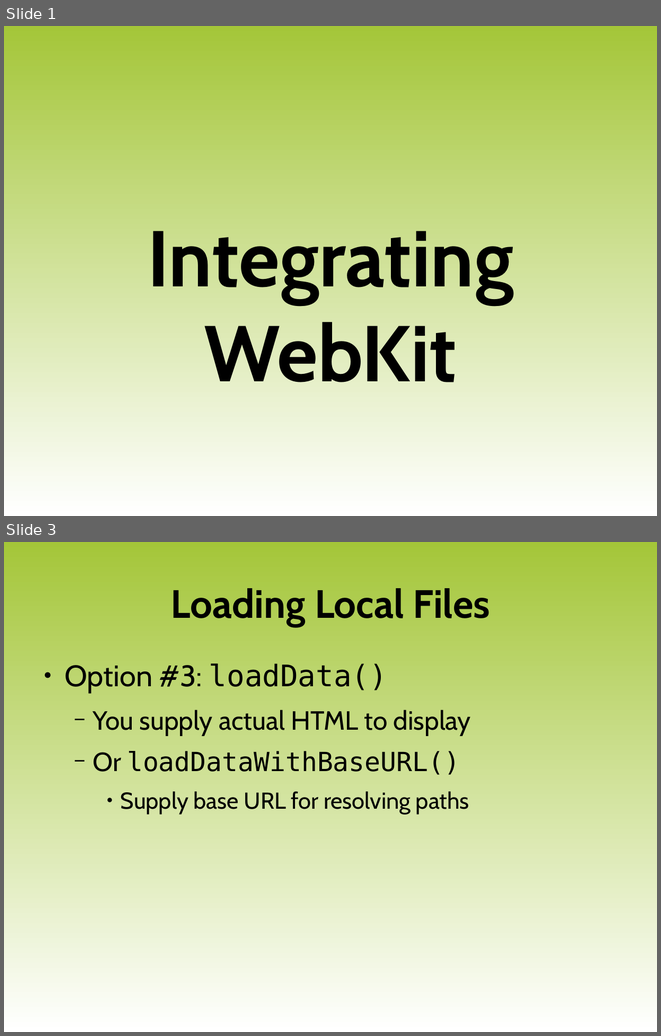
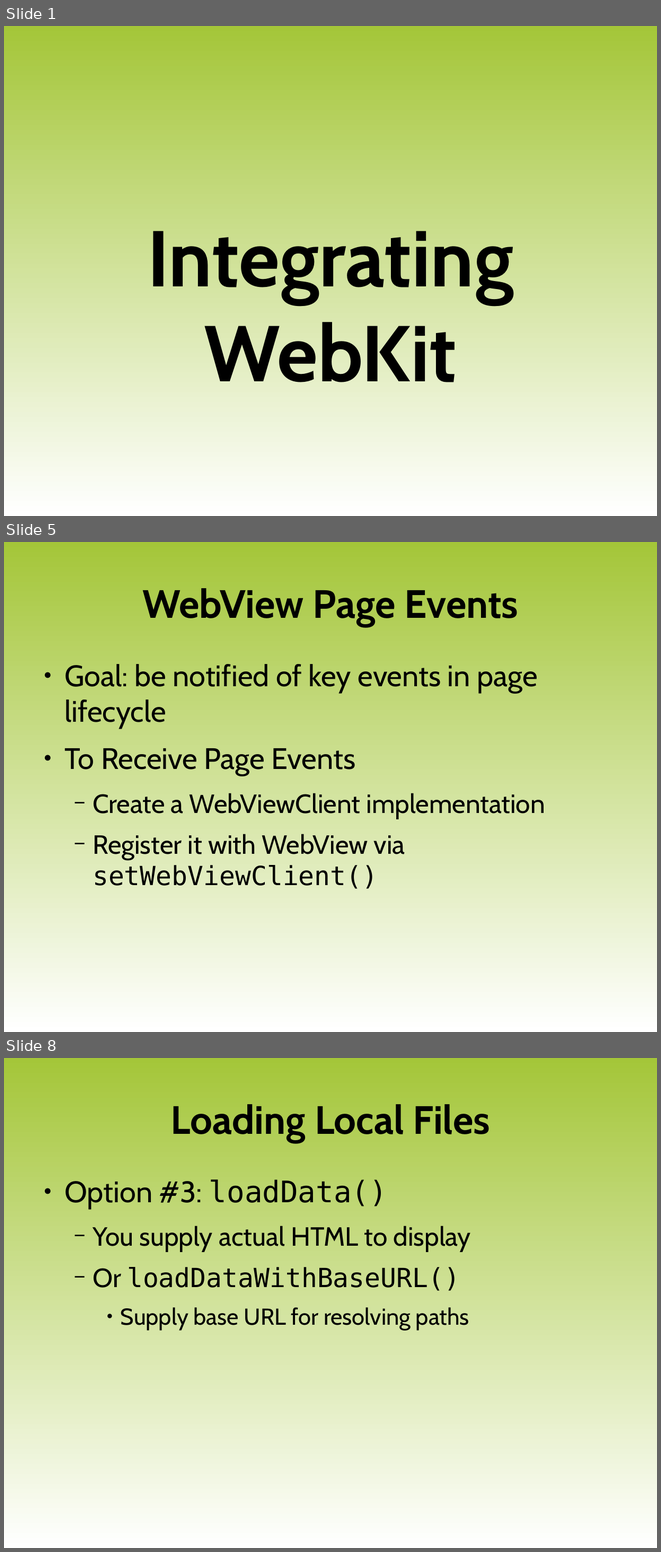
Before and after one commit to luigi-agosti/cw-courseware, a slide deck: XX-WebKit.odp. Shown one above the other, each under a label of ours: slides 1 and 3 before the commit, slides 1, 5 and 8 after it; the slides between them are not shown. The pictures are 661x1036 and 661x1552 pixels, drawn with LibreOffice and Linux fonts; fonts in the diff are those of the drawing; background and template pictures are left out. Boxes give left, top, right and bottom in pixels: in the first picture for what was removed or moved away, otherwise in the second. Text is boxed around its words. In the diff, an @@ line names an element or a change of style, - is before the commit and + after.

```diff
--- a/XX-WebKit.odp
+++ b/XX-WebKit.odp
@@ slide 5 added at box(4, 542, 657, 1032), background gradient #A4C639 to #FFFFFF @@
@@ title added at box(142, 588, 518, 627), 48 pt, text #000000, bold @@
+WebView Page Events
@@ text added at box(64, 664, 546, 889), 32 pt, text #000000 @@
+● Goal: be notified of key events in page lifecycle
+● To Receive Page Events
+  − Create a WebViewClient implementation
+  − Register it with WebView via setWebViewClient()
@@ what was slide 3 is now slide 8 @@
```
Also in this commit, not shown: 5 slides changed, 4 other slides added.
